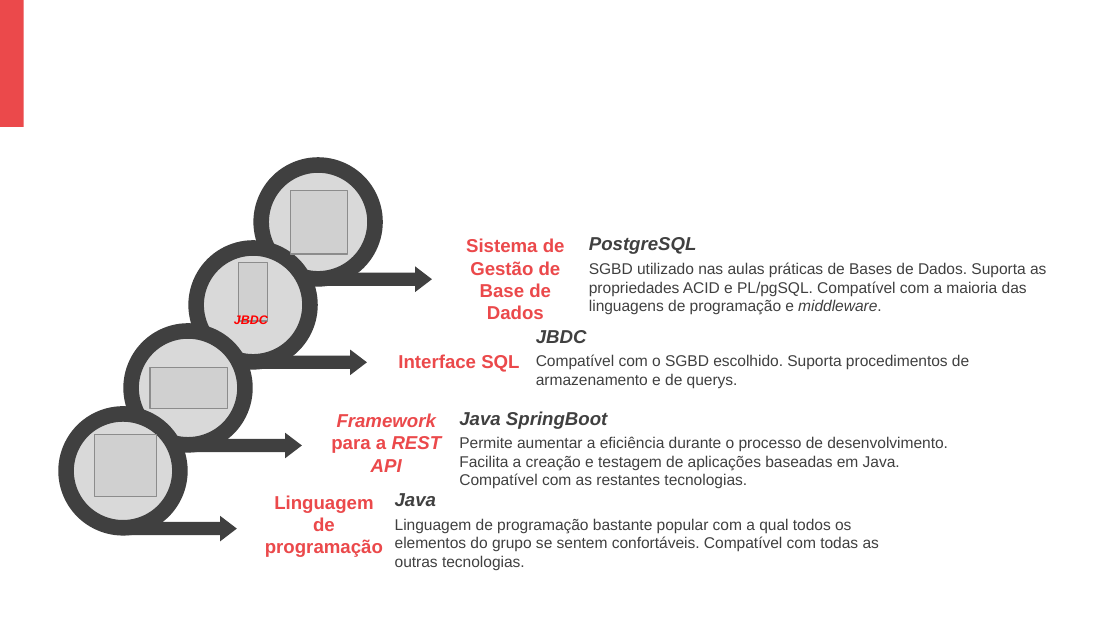
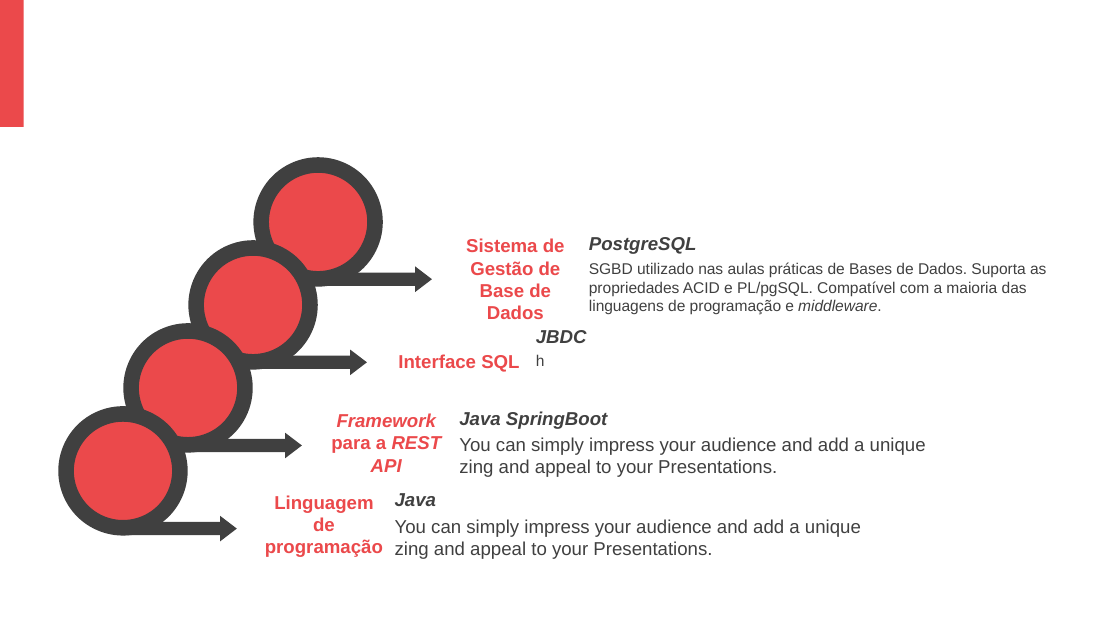
Before and after one commit to smartlord7/Auctionation, a slide deck: slide 16 of bd_presentation.pptx. Drawn at 1120x630 pixels with LibreOffice and Linux fonts; fonts in the diff are those of the drawing; grey boxes stand for pictures; background and template pictures are left out. Boxes give left, top, right and bottom in pixels: in the first picture for what was removed or moved away, otherwise in the second. Text is boxed around its words. In the diff, an @@ line names an element or a change of style, - is before the commit and + after.

```diff
--- a/bd_presentation.pptx
+++ b/bd_presentation.pptx
@@ picture removed at [290,190,347,254] @@
@@ picture removed at [239,262,268,320] @@
@@ text removed at [234,314,268,324] @@
-JBDC
@@ text at [536,354,545,366]: text changed @@
-Compatível com o SGBD escolhido. Suporta procedimentos de armazenamento e de querys.
+h
@@ picture removed at [150,367,227,408] @@
@@ fill #D9D9D9 to #EB494B in 4 elements at [261,165,375,279], [196,248,310,362], [131,332,245,446], [66,414,180,529] @@
@@ picture removed at [94,435,156,496] @@
@@ text at [459,437,926,477]: text changed; size 10 to 12 pt @@
-Permite aumentar a eficiência durante o processo de desenvolvimento. Facilita a creação e testagem de aplicações baseadas em Java. Compatível com as restantes tecnologias.
+You can simply impress your audience and add a unique zing and appeal to your Presentations.
@@ text at [395,519,861,559]: text changed; size 10 to 12 pt @@
-Linguagem de programação bastante popular com a qual todos os elementos do grupo se sentem confortáveis. Compatível com todas as outras tecnologias.
+You can simply impress your audience and add a unique zing and appeal to your Presentations.
```
Also in this commit, not shown: 3 other slides changed, 1 slide added, 1 slide removed, 6 other files.
